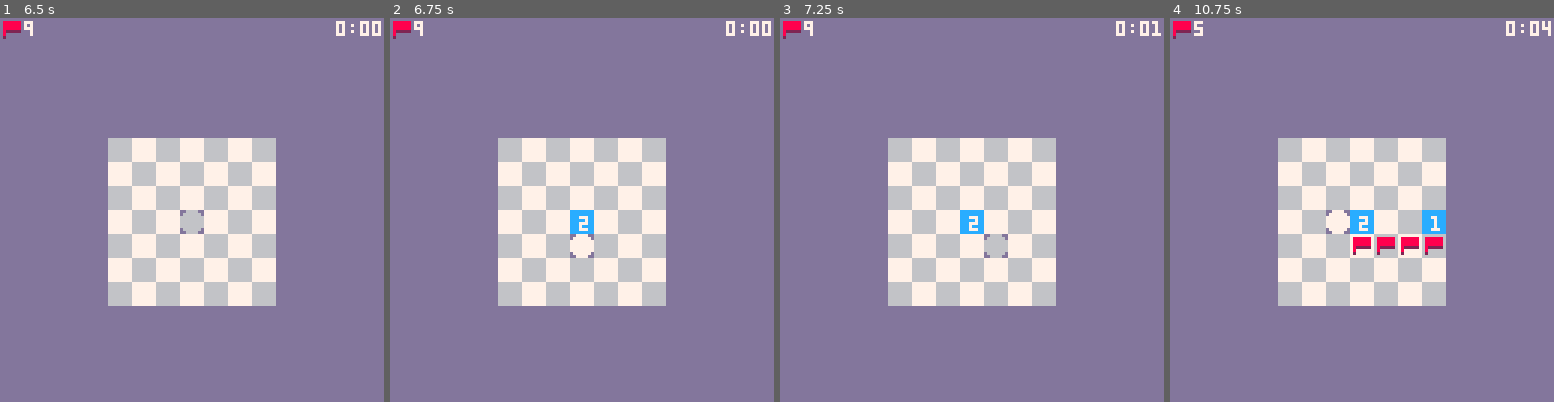
Above: before the commit, frames 1-4 (left to right).
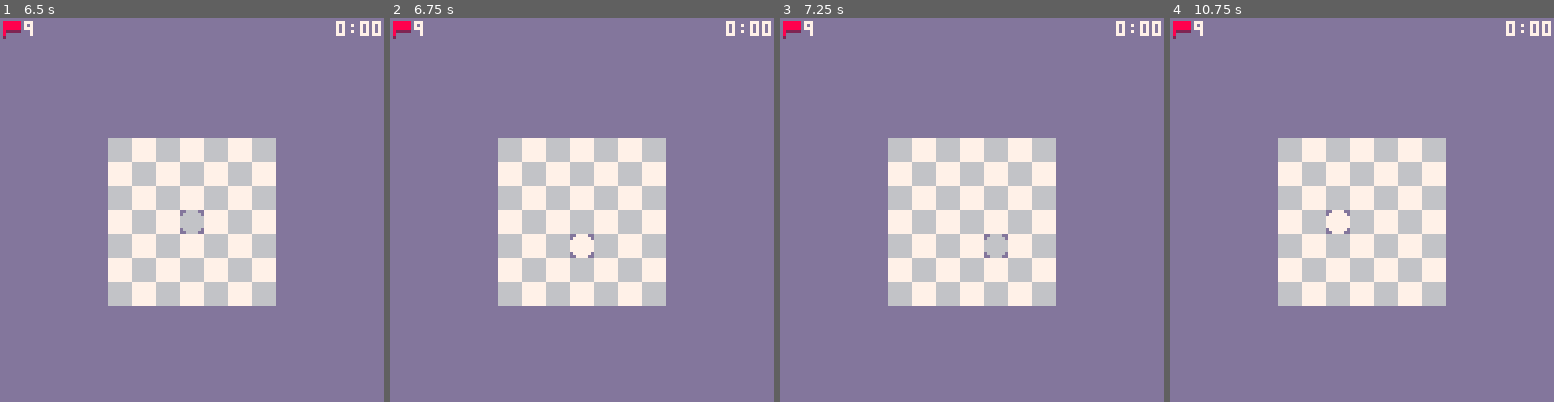
Above: after the commit, the same moments.

Repository: wsasaki01/mini-mines
Game: PICO-8 cartridge mini-mines.p8
Two runs of this game, one before a commit and one after it. Both use one fixed random seed, a clock stepped at 60 frames per second and the inputs below.
Inputs (mouse positions are in pixels of both pictures, inside the frame that each line leads up to):
- Up to frame 1 (6.5 s): tap O (Z key) at 0.33, 0.7, 1.43, 2.22, 3.1, 3.98, 4.87, 5.75 s; click (69, 121) at 0.67 s; tap X (X key) at 1.07, 2.07, 2.4, 2.73, 3.07, 3.4, 3.73, 4.07, 4.4, 4.73, 5.07, 5.4, 5.73, 6.07, 6.4 s; click (130, 267) at 1.22 s; click (195, 114) at 1.77 s; hold Left 1.97-2.37 s; click (257, 259) at 2.32 s; hold Down 2.42-2.82 s; click (322, 106) at 2.87 s; hold Right 2.87-3.53 s; click (84, 256) at 3.42 s; hold Up 3.58-4.08 s; click (145, 102) at 3.97 s; hold Right 4.13-4.53 s; click (211, 248) at 4.52 s; hold Down 4.58-5.08 s; click (272, 94) at 5.07 s; hold Left 5.13-5.8 s; click (337, 244) at 5.62 s; hold Up 5.85-6.18 s; click (99, 90) at 6.17 s; hold Left from 6.23 s (still down)
- Up to frame 2 (6.75 s): release Left at 6.63 s; tap O (Z key) at 6.63 s; hold Down from 6.68 s (still down); click (551, 236) at 6.72 s; tap X (X key) at 6.73 s
- Up to frame 3 (7.25 s): tap X (X key) at 7.07 s; release Down at 7.08 s; hold Right from 7.13 s (still down)
- Up to frame 4 (10.75 s): click (1396, 83) at 7.27 s; tap X (X key) every 0.33 s from 7.4 to 10.73 s; tap O (Z key) every 0.88 s from 7.52 to 10.17 s; release Right at 7.8 s; click (1458, 229) at 7.82 s; hold Up 7.85-8.35 s; click (1219, 79) at 8.37 s; hold Right 8.4-8.8 s; hold Down 8.85-9.35 s; click (1285, 225) at 8.92 s; hold Left 9.4-10.07 s; click (1346, 71) at 9.47 s; click (1408, 217) at 10.02 s; hold Up 10.12-10.45 s; hold Left from 10.5 s (still down); click (1473, 64) at 10.57 s

Frame 1 is identical in both runs. In frame 2, 0.4% of the frame differs, in the area x 46-54%, y 50-57%; in frame 3, 0.5%; in frame 4, 1.4%, in the area x 6-99%, y 0-62%.

Commit message:
Add validation for mouse position

Diff:
--- a/main.lua
+++ b/main.lua
@@ -364,6 +364,10 @@
             if not (sticky and stat(34) == 1) then
                 sticky = false
             end
+
+            -- check if the player is within the grid
+            -- if not, they won't be able to dig or flag
+            in_bound = (1 <= p.mx and p.mx <= width) and (1 <= p.my and p.my <= height)
         end
 
         -- if the game has started, update the time
@@ -410,7 +414,9 @@
             end
 
             -- x or right click for flag
-            if (btnp("5") or stat(34) == 2) and not wait and p.my != 0 then
+            if
+            (btnp("5") or stat(34) == 2) and
+            not wait and in_bound then
                 -- wait for player to lift key
                 if stat(34) == 2 then
                     wait = true
@@ -444,7 +450,9 @@
             end
 
             -- o or left click for dig
-            if (btnp("4") or (stat(34) == 1 and not sticky)) and not wait and p.my != 0 then
+            if
+            (btnp("4") or (stat(34) == 1 and not sticky))and
+            not wait and in_bound then
                 sticky = true
 
                 if first then
